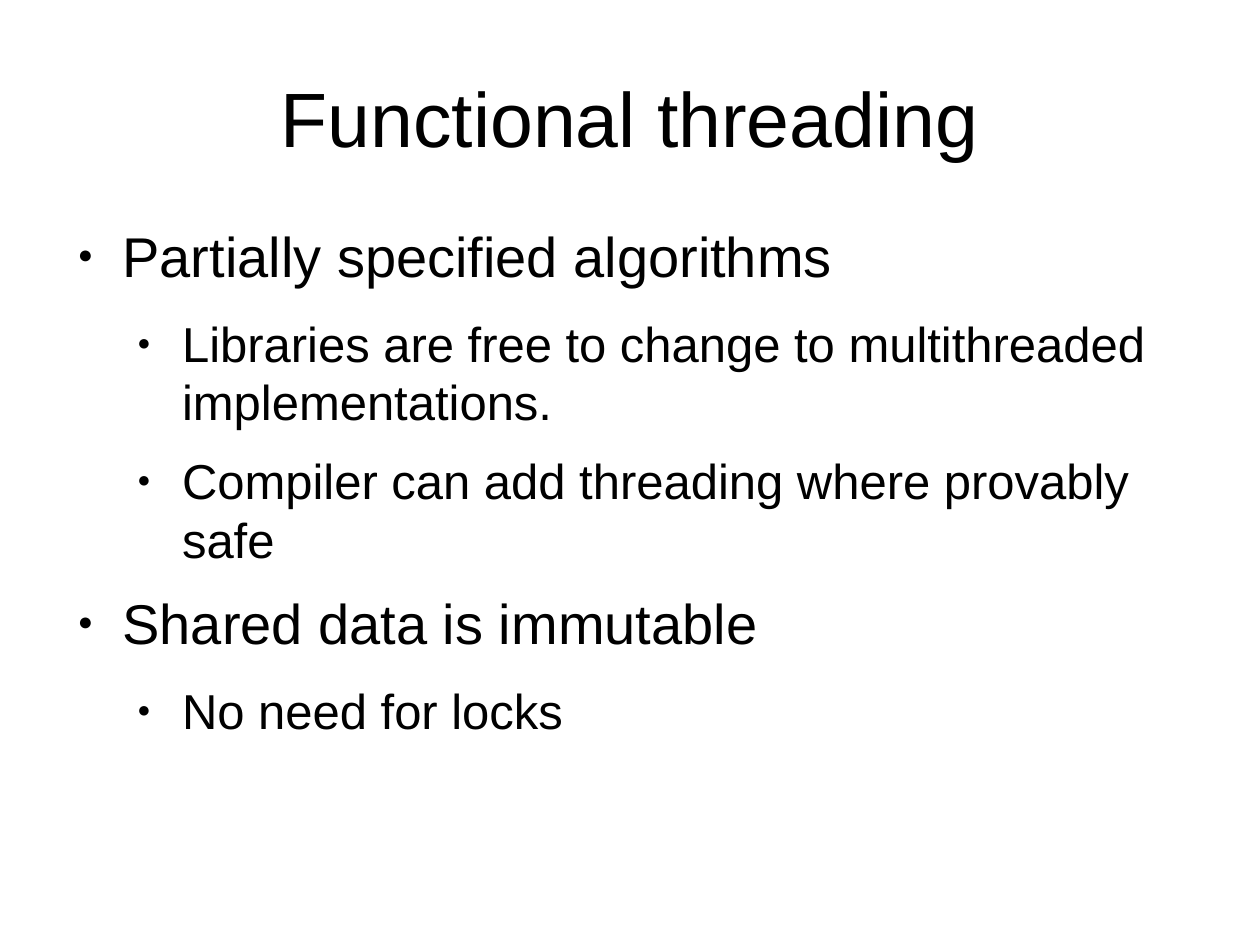
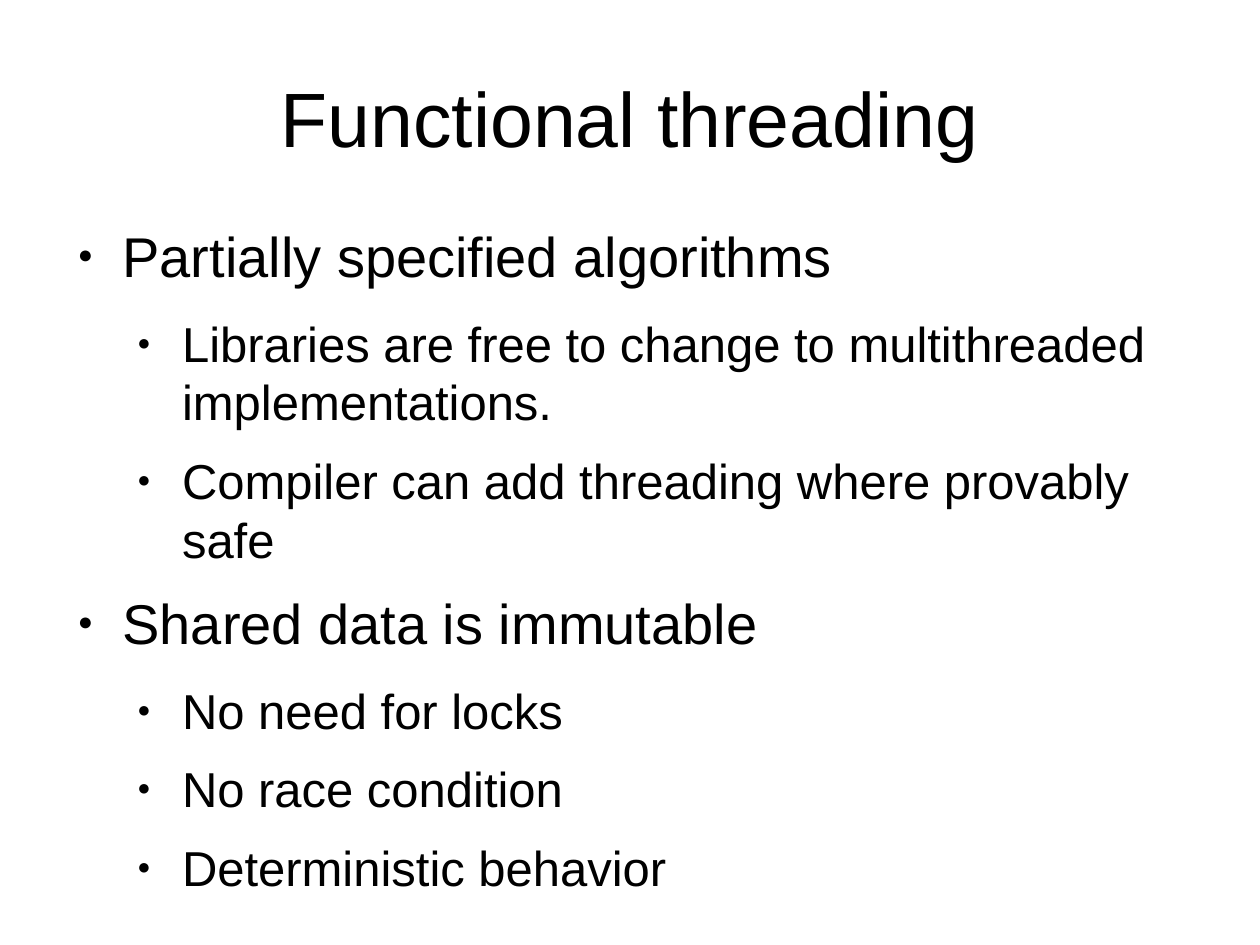
Before and after one commit to mlidbom/FSharpElevate, a slide deck: slide 11 of FSharp2.pptx (slide 10 before the commit). Drawn at 1260x945 pixels with LibreOffice and Linux fonts; fonts in the diff are those of the drawing. Boxes give left, top, right and bottom in pixels: in the first picture for what was removed or moved away, otherwise in the second. Text is boxed around its words. In the diff, an @@ line names an element or a change of style, - is before the commit and + after.

```diff
--- a/FSharp2.pptx
+++ b/FSharp2.pptx
@@ text at [182,771,666,887]: paragraphs added @@
+  ● No race condition
+  ● Deterministic behavior
```
Also in this commit, not shown: 8 other slides changed, 1 slide added.
